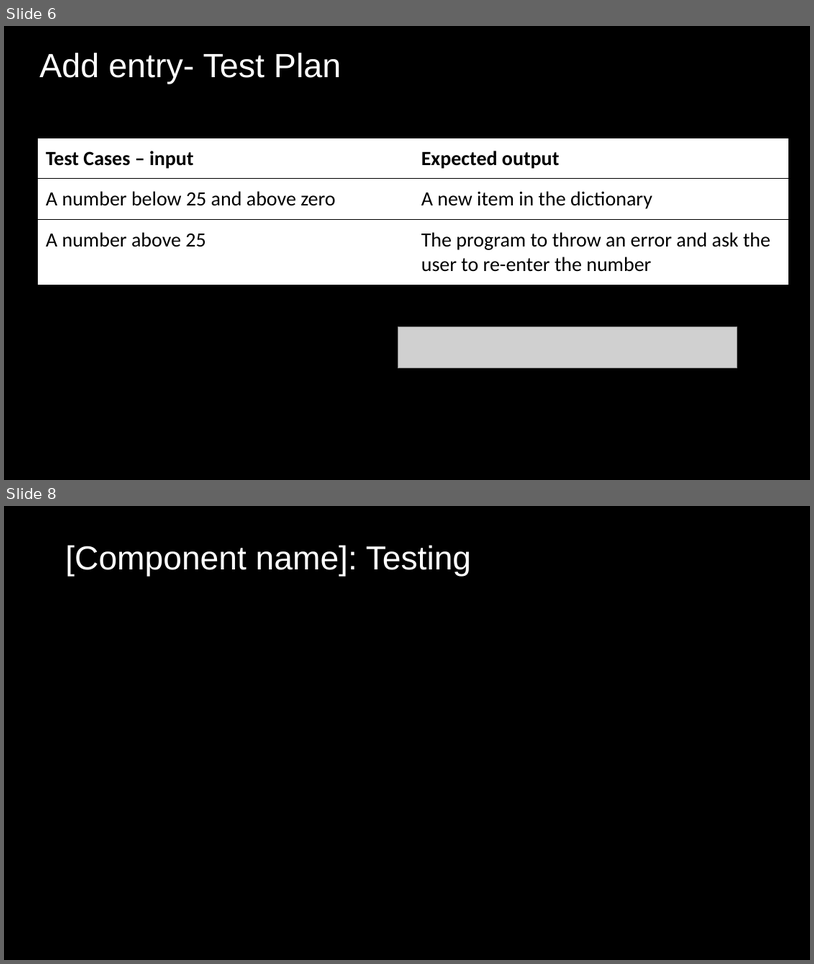
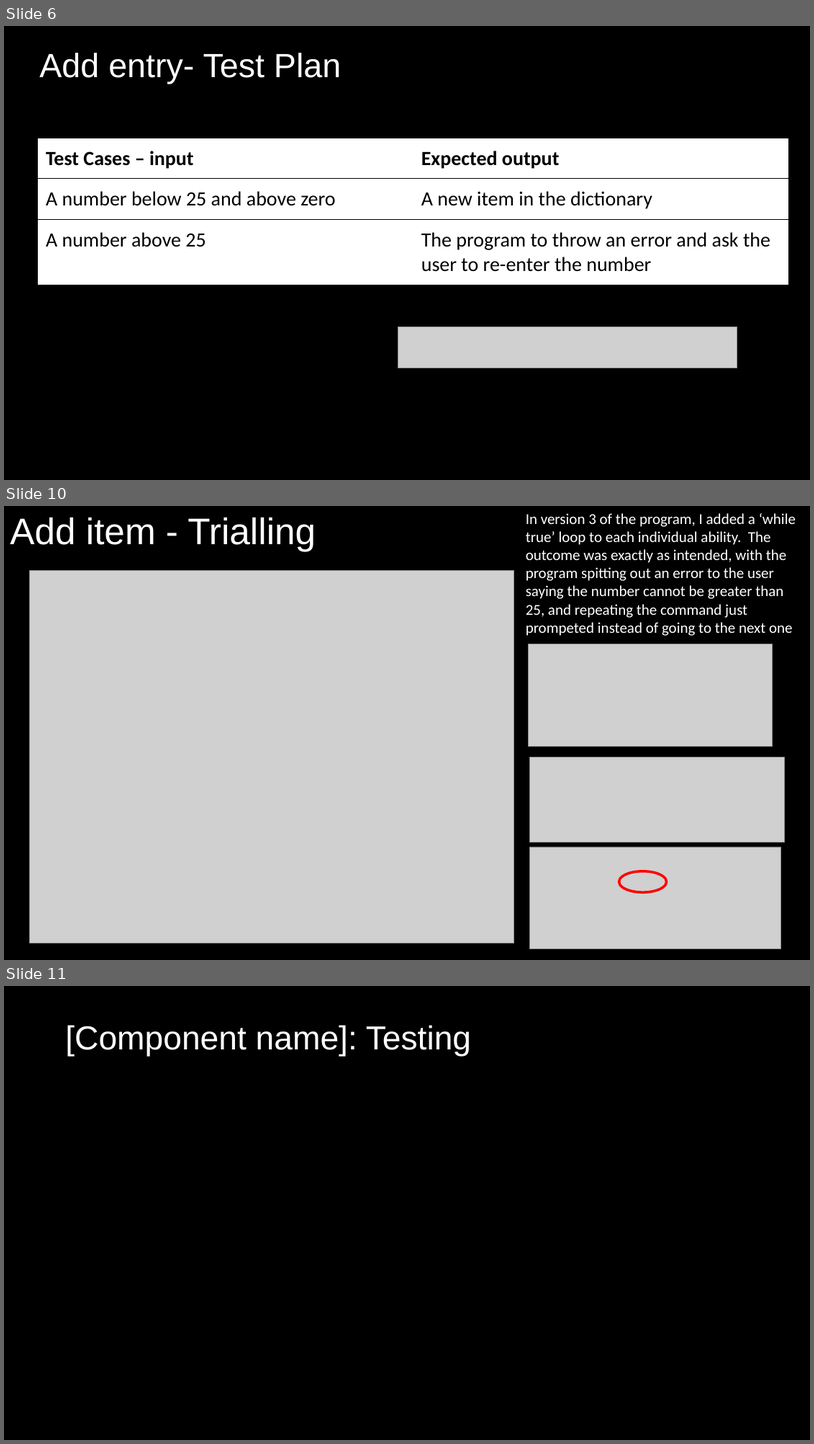
Before and after one commit to Joepapa101/2.7---2.8-Assessment, a slide deck: 2.7 and 2.8 Documentation Template.pptx. Shown one above the other, each under a label of ours: slides 6 and 8 before the commit, slides 6, 10 and 11 after it; the slides between them are not shown. The pictures are 814x964 and 814x1444 pixels, drawn with LibreOffice and Linux fonts; fonts in the diff are those of the drawing; grey boxes stand for pictures. Boxes give left, top, right and bottom in pixels: in the first picture for what was removed or moved away, otherwise in the second. Text is boxed around its words. In the diff, an @@ line names an element or a change of style, - is before the commit and + after.

```diff
--- a/2.7 and 2.8 Documentation Template.pptx
+++ b/2.7 and 2.8 Documentation Template.pptx
@@ slide 10 added at bbox=[4, 506, 810, 960], background #000000 @@
@@ title added at bbox=[10, 517, 316, 551], 44 pt, text #FFFFFF @@
+Add item - Trialling
@@ text added at bbox=[526, 513, 796, 636], 18 pt, text #FFFFFF @@
+In version 3 of the program, I added a ‘while true’ loop to each individual ability. The outcome was exactly as intended, with the program spitting out an error to the user saying the number cannot be greater than 25, and repeating the command just prompeted instead of going to the next one
@@ picture added at bbox=[29, 571, 514, 943] @@
@@ picture added at bbox=[528, 644, 773, 746] @@
@@ picture added at bbox=[530, 757, 785, 842] @@
@@ picture added at bbox=[530, 847, 782, 949] @@
@@ ellipse added at bbox=[619, 871, 667, 892], outline #FF0000 3 pt @@
@@ what was slide 8 is now slide 11 @@
```
Also in this commit, not shown: 2 slides changed, 2 other slides added, 1 other file.
